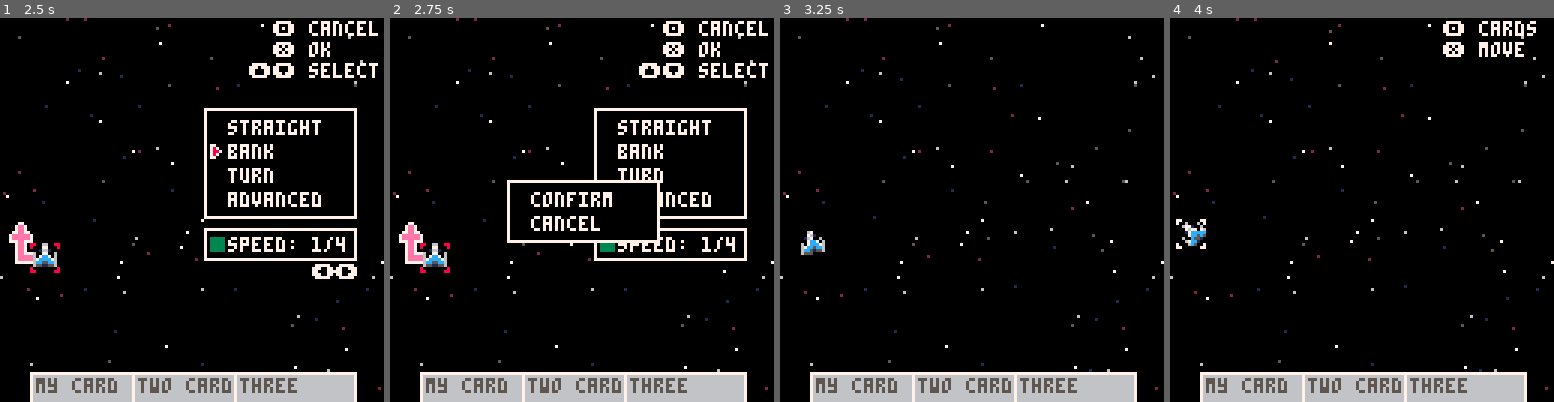
Above: before the commit, frames 1-4 (left to right).
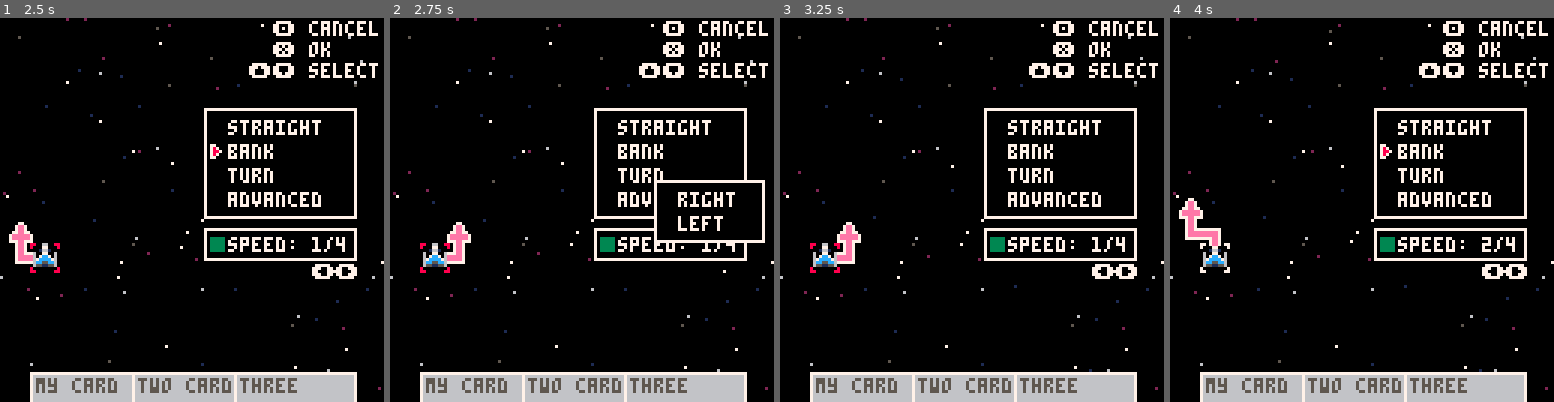
Above: after the commit, the same moments.

Repository: karjona/ondatra
Game: PICO-8 cartridge ondatra.p8
Same seed, same stepped clock (60 frames per second), same inputs: the game is played once before the commit and once after it.
Inputs:
- Up to frame 1 (2.5 s): tap O (Z key) at 0.33, 0.7, 1.43, 2.22 s; tap X (X key) at 1.07, 2.07, 2.4 s; hold Left 1.97-2.37 s; hold Down from 2.42 s (still down)
- Up to frame 2 (2.75 s): keep holding Down; tap X (X key) at 2.73 s
- Up to frame 3 (3.25 s): release Down at 2.82 s; hold Right from 2.87 s (still down); tap X (X key) at 3.07 s; tap O (Z key) at 3.1 s
- Up to frame 4 (4 s): tap X (X key) at 3.4, 3.73 s; release Right at 3.53 s; hold Up from 3.58 s (still down); tap O (Z key) at 3.98 s

Frame 1 is identical in both runs. In frame 2, 4.4% of the frame differs, in the area x 2-98%, y 42-65%; in frame 3, 6.6%, in the area x 5-99%, y 0-68%; in frame 4, 6.3%.

Commit message:
Add move orientation selection and confirmation dialog

Diff:
--- a/src/main.lua
+++ b/src/main.lua
@@ -30,6 +30,7 @@
   selected_move_option = 1
   selecting_move_menu_active = false
   confirming_move = false
+  confirming_orientation = false
   selected_move_confirm_option = 1
   move_speed = 1
   moving_ships = false
--- a/src/scenes/battle.lua
+++ b/src/scenes/battle.lua
@@ -81,11 +81,46 @@
           end
         end
         if btnp(❎) and selecting_move_menu_active then
-          -- show confirm move
-          sfx(0)
+          if move_table[selected_move_option] == "straight" then
+            -- straight: show confirm move
+            sfx(0)
+            confirming_move = true
+            selecting_move_menu_active = false
+            return
+          elseif move_table[selected_move_option] == "bank"
+              or move_table[selected_move_option] == "turn" then
+            sfx(0)
+            confirming_orientation = true
+            move_orientation = 1
+            selecting_move_menu_active = false
+            return
+          elseif move_table[selected_move_option] == "advanced" then
+            sfx(0)
+          end
+        end
+
+        -- confirm move orientation
+        if btnp(❎) and confirming_orientation then
+          sfx(0)
+          confirming_orientation = false
           confirming_move = true
-          selecting_move_menu_active = false
-          return
+          return
+        end
+        if btnp(🅾️) and confirming_orientation then
+          sfx(0)
+          selecting_move_menu_active = true
+          confirming_orientation = false
+          return
+        end
+        if (btnp(⬆️) or btnp(⬇️)) and confirming_orientation then
+          sfx(0)
+          if move_orientation == 1 then
+            move_orientation = 2
+            return
+          else
+            move_orientation = 1
+            return
+          end
         end
 
         -- confirm move dialog
@@ -109,7 +144,6 @@
           selected_move_confirm_option = 1
           return
         end
-
         if btnp(⬇️) and confirming_move then
           sfx(0)
           if selected_move_confirm_option < 2 then
@@ -205,6 +239,10 @@
   -- draw move menu
   if selecting_move then
     draw_move_menu(selecting_move)
+  end
+
+  if confirming_orientation then
+    draw_move_orientation_select(selecting_move)
   end
 
   if confirming_move then
--- a/src/utilities/moves.lua
+++ b/src/utilities/moves.lua
@@ -1,9 +1,10 @@
 move_table = { "straight", "bank", "turn", "advanced" }
+orientation_table = { "right", "left" }
 
 function draw_move_menu(ship)
   local x = 0
   local y = 0
-  local orientation = "left"
+  if selecting_move_menu_active then move_orientation = 1 end
 
   -- decide menu position
   if ship.x <= 64 then x = 68 else x = 10 end
@@ -28,10 +29,10 @@
   end
 
   -- draw the movement arrow
-  if t() % 2 < 1 then
-    orientation = "right"
-  end
-  draw_arrow(ship, move_table[selected_move_option], move_speed, orientation)
+  if t() % 2 < 1 and selecting_move_menu_active then
+    move_orientation = 2
+  end
+  draw_arrow(ship, move_table[selected_move_option], move_speed)
 
   -- draw the speed
   -- draw the menu
@@ -40,12 +41,12 @@
   -- draw the text
   rectfill(x + 2, y + 43, x + 6, y + 47, 3)
   print("speed: " .. move_speed .. "/" .. ship.max_speed, x + 8, y + 43, 7)
-  if not confirming_move then
+  if selecting_move_menu_active then
     print("⬅️➡️", x + 36, y + 52, 7)
   end
 end
 
-function draw_arrow(ship, type, speed, orientation)
+function draw_arrow(ship, type, speed)
   local x = ship.x + 50
   local y = ship.y - 50
   local turn_offset = 0
@@ -54,7 +55,7 @@
     local flip_first = false
     local flip_second = true
 
-    if orientation == "right" then
+    if move_orientation == 2 then
       flip_first = true
       turn_offset = -16
       flip_second = false
@@ -73,39 +74,40 @@
     end
 
     move_target_arrow_pos = { y = ship.y - speed * 8 }
-    if orientation == "right" then
+    if move_orientation == 2 then
+      move_target_arrow_pos.x = ship.x - 8
+      move_target_arrow_pos.angle = ship.angle - 45
+    else
       move_target_arrow_pos.x = ship.x + 8
       move_target_arrow_pos.angle = ship.angle + 45
-    else
-      move_target_arrow_pos.x = ship.x - 8
-      move_target_arrow_pos.angle = ship.angle - 45
     end
   end
 
   if type == "turn" then
+    local arrow_angle = 0
     for i = 1, speed - 1 do
       spr(81, ship.x - 4, ship.y - 4 - i * 8)
     end
-    if orientation == "left" then
+    if move_orientation == 1 then
       angle = 90 / 360
       turn_offset = 8
     else
       angle = 270 / 360
       turn_offset = -8
     end
-    if orientation == "left" then
+    if move_orientation == 1 then
       spr(83, ship.x - 4, ship.y - 4 - speed * 8, 1, 1)
     else
       spr(83, ship.x - 4, ship.y - 4 - speed * 8, 1, 1, true)
     end
     rspr(ship.x + turn_offset, ship.y - speed * 8, angle, 2.5, .5, 1.4, false, 1)
     move_target_arrow_pos = { y = ship.y - speed * 8 }
-    if orientation == "right" then
+    if move_orientation == 2 then
+      move_target_arrow_pos.x = ship.x - 8
+      move_target_arrow_pos.angle = ship.angle - 90
+    else
       move_target_arrow_pos.x = ship.x + 8
       move_target_arrow_pos.angle = ship.angle + 90
-    else
-      move_target_arrow_pos.x = ship.x - 8
-      move_target_arrow_pos.angle = ship.angle - 90
     end
   end
 
@@ -135,6 +137,27 @@
   end
   if t() % .5 < .25 then
     spr(84, x + 2, y + selected_move_confirm_option * 8 - 8 + 4, 1, 1)
+  end
+end
+
+function draw_move_orientation_select(ship)
+  if ship.x <= 64 then x = 68 + 20 else x = 10 + 20 end
+  if ship.y <= 64 then y = 58 + 24 else y = 30 + 24 end
+
+  -- draw the menu
+  rectfillout(x, y, 36, 20)
+
+  -- draw the text
+  for i = 1, #orientation_table do
+    print(orientation_table[i], x + 8, y + i * 8 - 8 + 4, 7)
+  end
+
+  -- draw the menu arrow
+  if not move_orientation then
+    move_orientation = 1
+  end
+  if t() % .5 < .25 then
+    spr(84, x + 2, y + move_orientation * 8 - 8 + 4, 1, 1)
   end
 end
 
